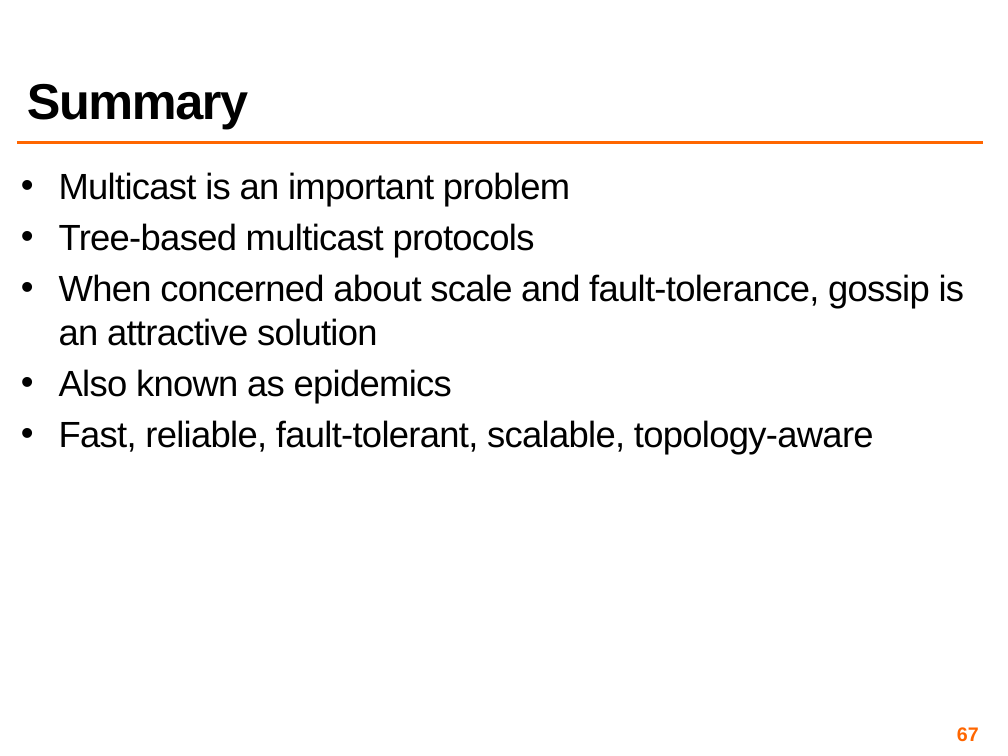
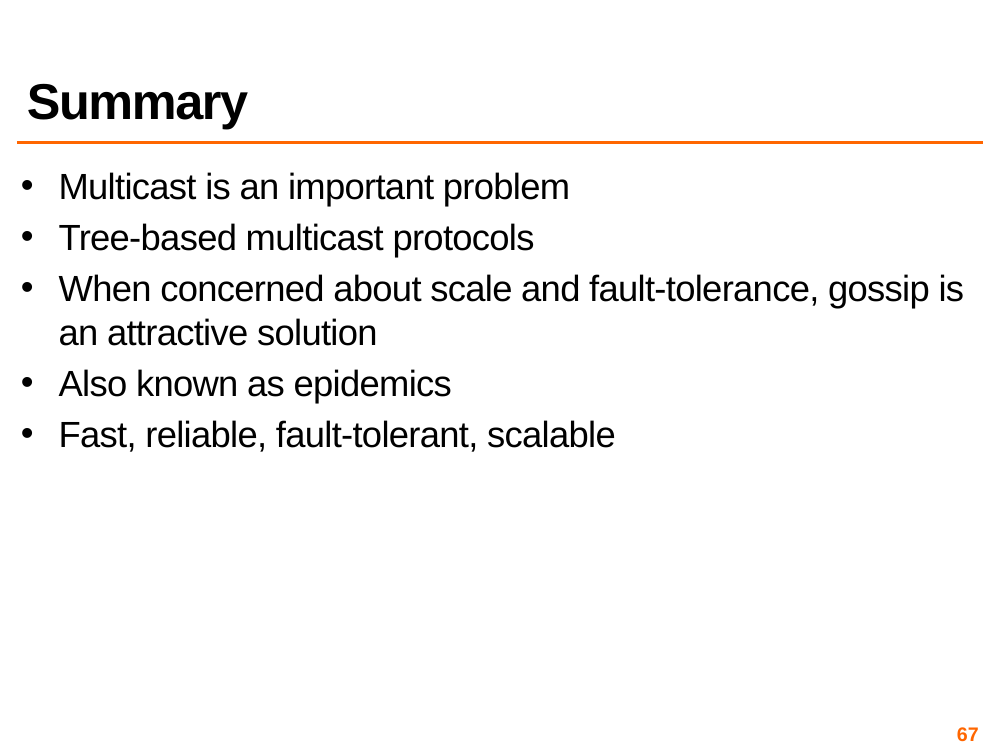
Before and after one commit to mcanini/CS240-F17, a slide deck: slide 67 of slides/L6-global.pptx. Drawn at 1008x756 pixels with LibreOffice and Linux fonts; fonts in the diff are those of the drawing. Boxes give left, top, right and bottom in pixels: in the first picture for what was removed or moved away, otherwise in the second. Text is boxed around its words. In the diff, an @@ line names an element or a change of style, - is before the commit and + after.

```diff
--- a/slides/L6-global.pptx
+++ b/slides/L6-global.pptx
@@ text at [59, 420, 616, 452]: text changed @@
-• Fast, reliable, fault-tolerant, scalable, topology-aware
+• Fast, reliable, fault-tolerant, scalable
```
Also in this commit, not shown: 10 other files.
